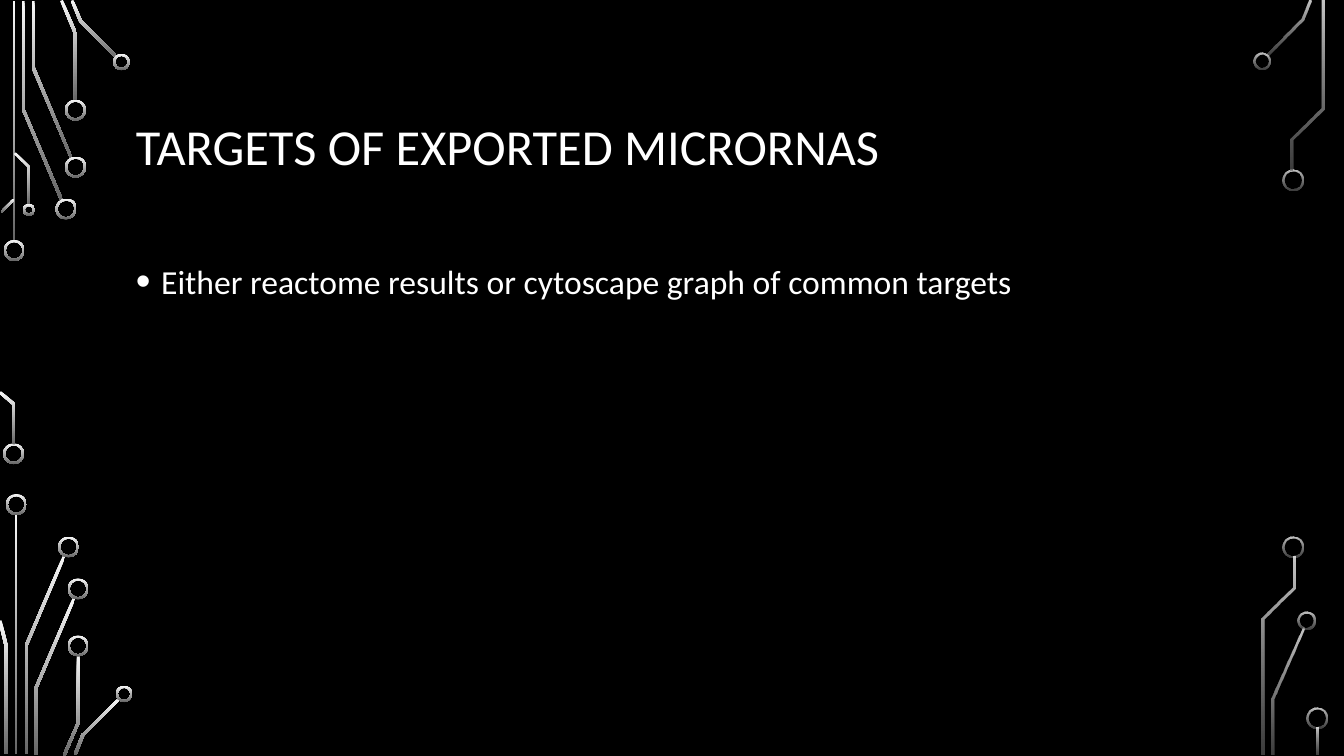
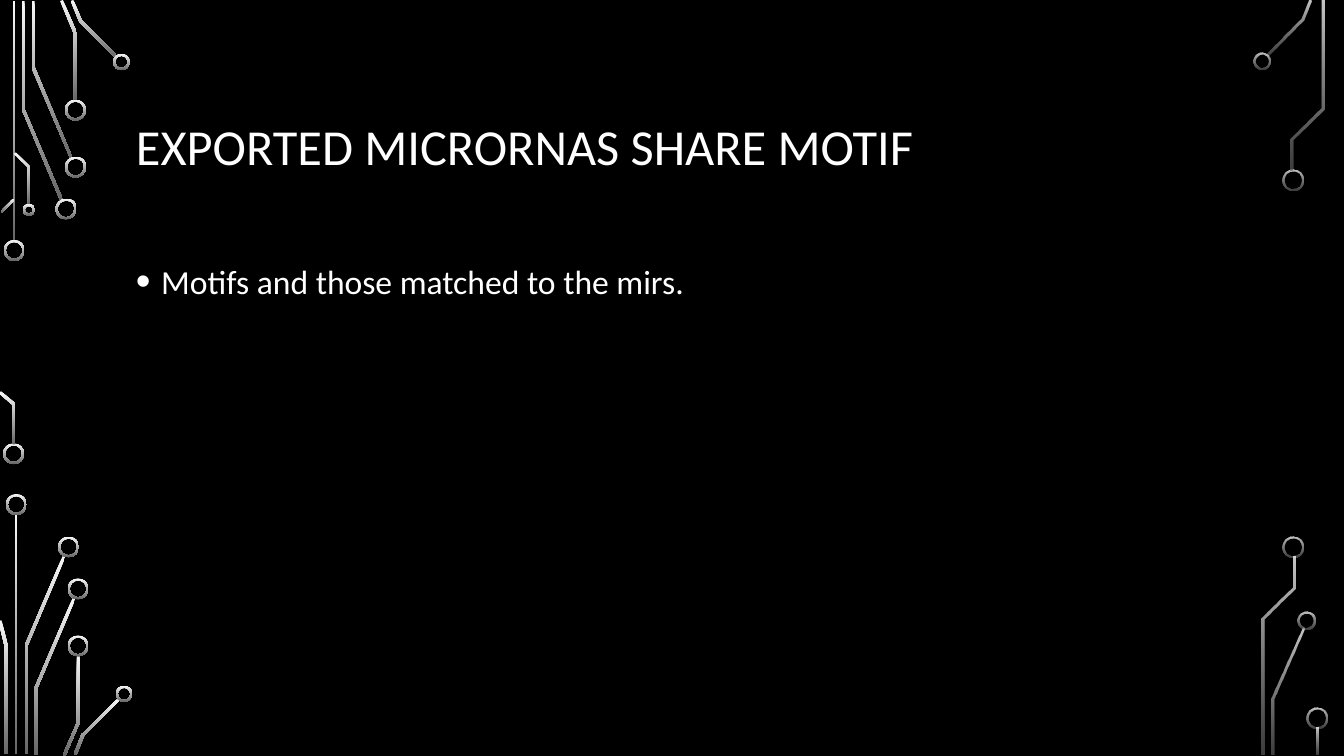
Before and after one commit to HarleyRobinson/Honours2, a slide deck: slide 7 of BackgroundInfo/MeetingSept.pptx (slide 8 before the commit). Drawn at 1344x756 pixels with LibreOffice and Linux fonts; fonts in the diff are those of the drawing; background and template pictures are left out. Boxes give left, top, right and bottom in pixels: in the first picture for what was removed or moved away, otherwise in the second. Text is boxed around its words. In the diff, an @@ line names an element or a change of style, - is before the commit and + after.

```diff
--- a/BackgroundInfo/MeetingSept.pptx
+++ b/BackgroundInfo/MeetingSept.pptx
@@ title at bbox=[136, 132, 913, 166]: text changed @@
-TARGETS OF EXPORTED MICRORNAS
+EXPORTED MICRORNAS SHARE MOTIF
@@ text at bbox=[161, 270, 683, 295]: text changed @@
-• Either reactome results or cytoscape graph of common targets
+• Motifs and those matched to the mirs.
```
Also in this commit, not shown: 3 other slides changed, 3 slides added, 2 slides removed, 3 other files.
